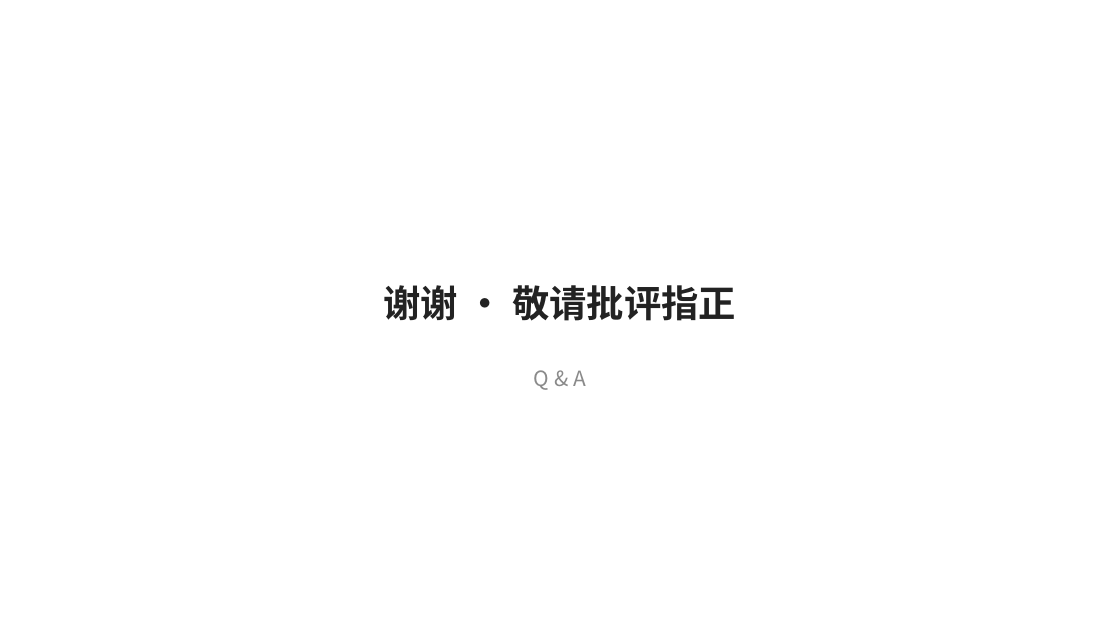
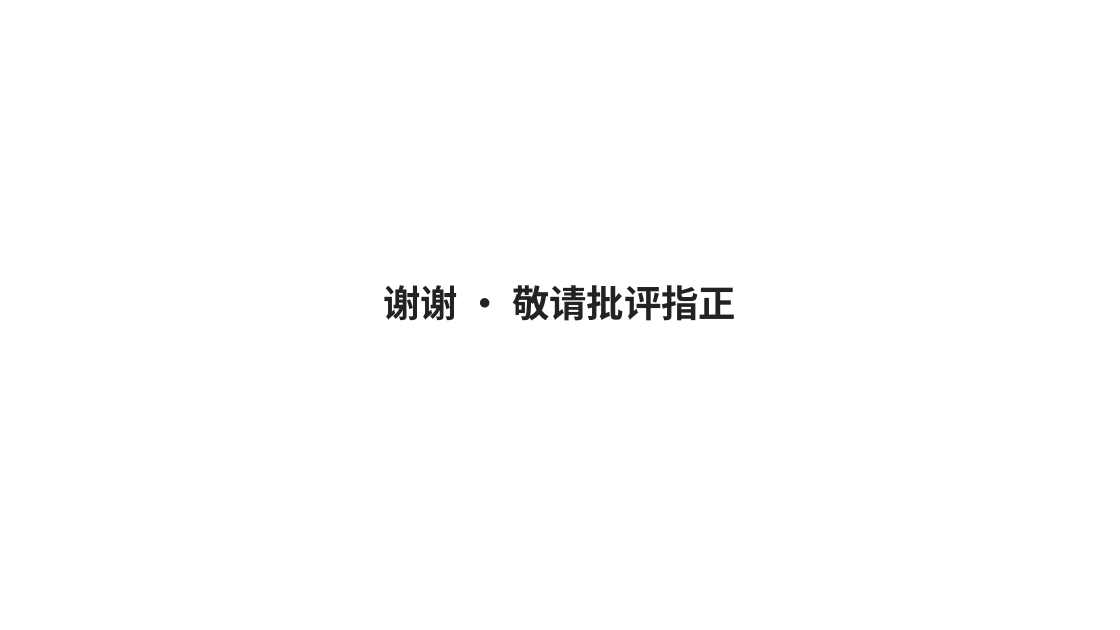
Before and after one commit to LeafTraces/ML-Project, a slide deck: slide 17 of report/答辩.pptx (slide 16 before the commit). Drawn at 1120x630 pixels with LibreOffice and Linux fonts; fonts in the diff are those of the drawing. Boxes give left, top, right and bottom in pixels: in the first picture for what was removed or moved away, otherwise in the second. Text is boxed around its words. In the diff, an @@ line names an element or a change of style, - is before the commit and + after.

```diff
--- a/report/答辩.pptx
+++ b/report/答辩.pptx
@@ text removed at <box>534,370,586,390</box> @@
-Q & A
```
Also in this commit, not shown: 5 other slides changed, 1 slide added, 14 other files.
